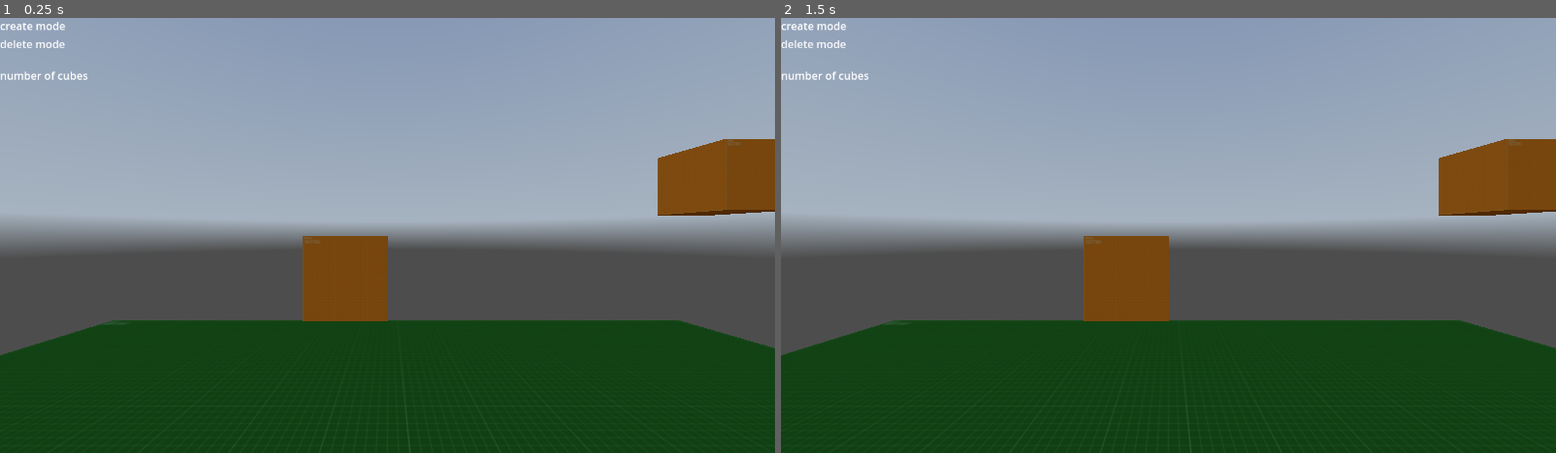
Above: before the commit, frames 1-2 (left to right).
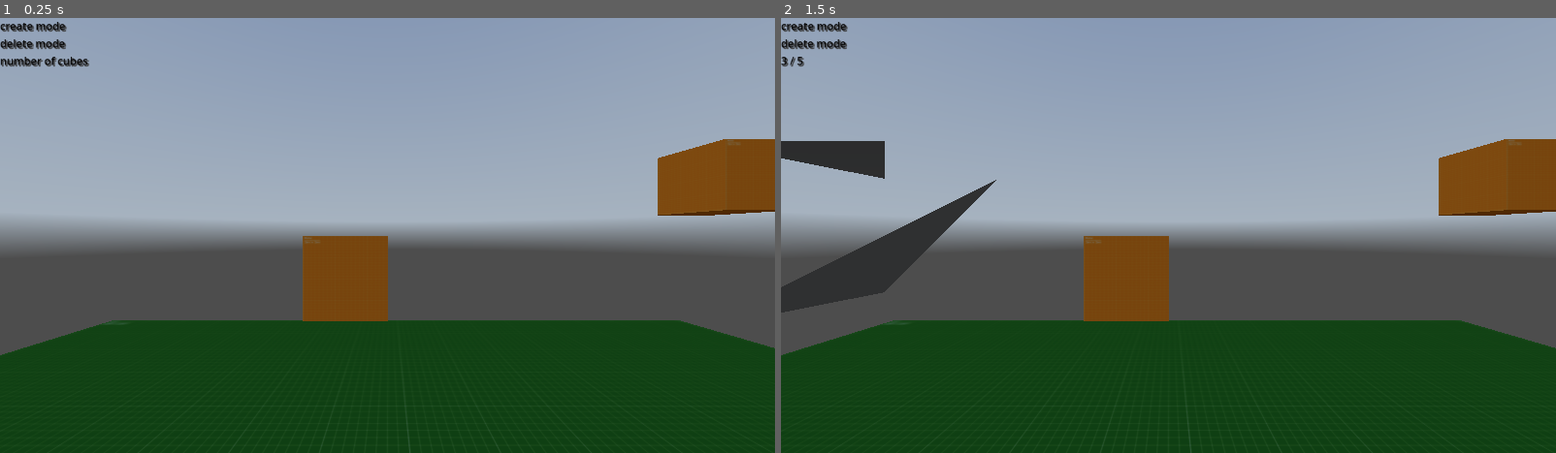
Above: after the commit, the same moments.

Repository: whattheheckman/CPPVRLabGroup3
Game: Godot game, scene res://scenes/test.tscn
Two runs of this game, one before a commit and one after it. Both use one fixed random seed, a clock stepped at 60 frames per second and the inputs below. A sky picture missing from this copy of the repository is replaced by a grey-blue gradient.
Inputs (mouse positions are in pixels of both pictures, inside the frame that each line leads up to):
- Up to frame 1 (0.25 s): no input
- Up to frame 2 (1.5 s): tap Enter (ui_accept) at 0.5 s; move the mouse to (1339, 213) at 0.52 s; hold Enter (ui_accept) 0.53-1.25 s; click (1339, 213) at 0.67 s; drag from (1013, 257) to (1129, 322) at 1.27 s

The runs differ from the first frame. In frame 1, 0.5% of the frame differs, in the area x 0-12%, y 0-15%; in frame 2, 3.5%, in the area x 0-28%, y 0-68%.

Commit message:
add ai generated surface tool mesh gen

Diff:
--- a/assets/scripts/Binger.gd
+++ b/assets/scripts/Binger.gd
@@ -100,7 +100,7 @@
 	meshInstance.name = "BingerBox" + mesh_count
 	add_child(meshInstance)
 	Input.start_joy_vibration(0, 0,.5,.5)
-	count_label.text = mesh_count + " / " +  max_meshes
+	count_label.text = str(mesh_count) + " / " +  str(max_meshes)
 
 	pass
 
@@ -109,7 +109,7 @@
 	mesh.queue_free()
 	mesh_count -= 1
 	Input.start_joy_vibration(0, 0,.5,.5)
-	count_label.text = mesh_count + " / " +  max_meshes
+	count_label.text = str(mesh_count) + " / " +  str(max_meshes)
 
 	pass
 
--- a/assets/scripts/box_create_simple.gd
+++ b/assets/scripts/box_create_simple.gd
@@ -45,30 +45,97 @@
 func _input(_event):
 	if Input.is_action_pressed("ui_accept"):
 		if mesh_count < max_meshes:
-			create_mesh(max_height,max_width,max_depth)
+			##var timer = Timer.new()
+			##timer.autostart = true
+			##timer.start(1)
+			##if (timer.is_stopped()):
+				start_point = controller.position
+				create_mesh(max_height,max_width,max_depth)
 
 
 
 func create_mesh(height,width,depth):
+
+	##########################################
+	######     GEOMETRY CREATION      ########
+	##########################################
+
+	# Create a new SurfaceTool instance
+	var st = SurfaceTool.new()
+
+	# Begin the surface tool and set the primitive type to triangles
+	st.begin(Mesh.PRIMITIVE_TRIANGLES)
+
+	# Generate the vertices of the cube
+	st.set_uv(Vector2(0, 0))
+	st.add_vertex(Vector3(-width/2, height/2, -depth/2))
+
+	st.set_uv(Vector2(0, 1))
+	st.add_vertex(Vector3(-width/2, height/2, depth/2))
+
+	st.set_uv(Vector2(1, 1))
+	st.add_vertex(Vector3(width/2, height/2, depth/2))
+
+	st.set_uv(Vector2(1, 0))
+	st.add_vertex(Vector3(width/2, height/2, -depth/2))
+
+	st.set_uv(Vector2(0, 0))
+	st.add_vertex(Vector3(-width/2, -height/2, -depth/2))
+
+	st.set_uv(Vector2(0, 1))
+	st.add_vertex(Vector3(-width/2, -height/2, depth/2))
+
+	st.set_uv(Vector2(1, 1))
+	st.add_vertex(Vector3(width/2, -height/2, depth/2))
+
+	st.set_uv(Vector2(1, 0))
+	st.add_vertex(Vector3(width/2, -height/2, -depth/2))
+
+	st.set_uv(Vector2(0, 0))
+	st.add_vertex(Vector3(-width/2, height/2, -depth/2))
+
+
+	# Set smooth groups for each face
+	st.set_smooth_group(0)
+
+	# Generate normals for the mesh
+	st.generate_normals()
+	st.generate_tangents()
+
+	# Index the vertices of the mesh
+	#st.index()
+
+	# Generate the surface tool mesh and assign it to a new Mesh instance
+	var mesh = st.commit()
+
+
+	##########################################
+	######    COLLISION + SCENETREE   ########
+	##########################################
+
+	# Create a new MeshInstance node and assign the generated mesh to it
 	var meshInstance=MeshInstance3D.new()
 	meshInstance.add_to_group("mesh")
+	meshInstance.mesh = mesh
 	meshInstance.set_surface_override_material(0,material)
 
 	var staticBody=StaticBody3D.new()
-	meshInstance.add_child(meshInstance)
+	meshInstance.add_child(staticBody)
 
 	var boxShape=BoxShape3D.new()
 	boxShape.extents=Vector3(width/2,height/2,depth/2)
 
 	var collisionShape=CollisionShape3D.new()
 	collisionShape.shape=boxShape
-	staticBody.add_child(staticBody)
+	staticBody.add_child(collisionShape)
 
 
 	mesh_count += 1
-	meshInstance.name = "BingerBox" + mesh_count
+	meshInstance.name = "BingerBox" + str(mesh_count)
+	meshInstance.position = start_point
 	add_child(meshInstance)
+
 	Input.start_joy_vibration(0, 0,.5,.5)
-	count_label.text = mesh_count + " / " +  max_meshes
+	count_label.text = str(mesh_count) + " / " +  str(max_meshes)
 
 	pass
--- a/scenes/XR_Player.tscn
+++ b/scenes/XR_Player.tscn
@@ -1,12 +1,22 @@
-[gd_scene load_steps=8 format=3 uid="uid://d21r1mmp0snev"]
+[gd_scene load_steps=10 format=3 uid="uid://d21r1mmp0snev"]
 
 [ext_resource type="PackedScene" path="res://addons/godot-xr-tools/misc/vr_common_shader_cache.tscn" id="1_3sor3"]
 [ext_resource type="PackedScene" uid="uid://njx823gyk04n" path="res://addons/godot-xr-tools/hands/scenes/highpoly/left_hand.tscn" id="2_21cuy"]
 [ext_resource type="Material" uid="uid://jtf3u63b03ve" path="res://addons/godot-xr-tools/hands/materials/african_hands_realistic.material" id="3_tu7x6"]
-[ext_resource type="Script" path="res://assets/scripts/Binger.gd" id="4_1fyyu"]
 [ext_resource type="PackedScene" uid="uid://raeeicvvindd" path="res://addons/godot-xr-tools/hands/scenes/highpoly/right_hand.tscn" id="4_5r1ix"]
+[ext_resource type="Script" path="res://assets/scripts/box_create_simple.gd" id="4_ccbkv"]
 [ext_resource type="PackedScene" uid="uid://b6bk2pj8vbj28" path="res://addons/godot-xr-tools/functions/movement_turn.tscn" id="6_g21ae"]
 [ext_resource type="PackedScene" uid="uid://diyu06cw06syv" path="res://addons/godot-xr-tools/player/player_body.tscn" id="7_uf2gi"]
+
+[sub_resource type="SystemFont" id="SystemFont_g25w8"]
+font_names = PackedStringArray("Consolas")
+
+[sub_resource type="Theme" id="Theme_q4l5q"]
+Label/colors/font_color = Color(0.00784314, 0.00392157, 0.00392157, 0.976471)
+Label/colors/font_shadow_color = Color(0.235294, 0.235294, 0.235294, 0.862745)
+Label/constants/shadow_offset_x = 2
+Label/constants/shadow_offset_y = 2
+Label/fonts/font = SubResource("SystemFont_g25w8")
 
 [node name="XR_Player" type="XROrigin3D"]
 
@@ -20,6 +30,7 @@
 anchors_preset = 0
 offset_right = 40.0
 offset_bottom = 40.0
+theme = SubResource("Theme_q4l5q")
 
 [node name="Create" type="Label" parent="XRCamera3D/User Interface"]
 layout_mode = 0
@@ -29,16 +40,16 @@
 
 [node name="Delete" type="Label" parent="XRCamera3D/User Interface"]
 layout_mode = 0
-offset_top = 27.0
+offset_top = 26.0
 offset_right = 97.0
-offset_bottom = 53.0
+offset_bottom = 52.0
 text = "delete mode"
 
 [node name="Count" type="Label" parent="XRCamera3D/User Interface"]
 layout_mode = 2
-offset_top = 74.0
+offset_top = 52.0
 offset_right = 131.0
-offset_bottom = 100.0
+offset_bottom = 78.0
 text = "number of cubes"
 
 [node name="LeftController" type="XRController3D" parent="."]
@@ -49,17 +60,10 @@
 hand_material_override = ExtResource("3_tu7x6")
 
 [node name="Binger" type="Node3D" parent="LeftController"]
-script = ExtResource("4_1fyyu")
-create_button = null
-delete_button = null
-trigger = null
-create_mode = null
-delete_mode = null
+script = ExtResource("4_ccbkv")
 max_height = 0.5
 max_width = 0.5
 max_depth = 0.5
-max_meshes = null
-teleport = null
 
 [node name="RightController" type="XRController3D" parent="."]
 transform = Transform3D(1, 0, 0, 0, 1, 0, 0, 0, 1, 0.5, 0.75, -0.5)
